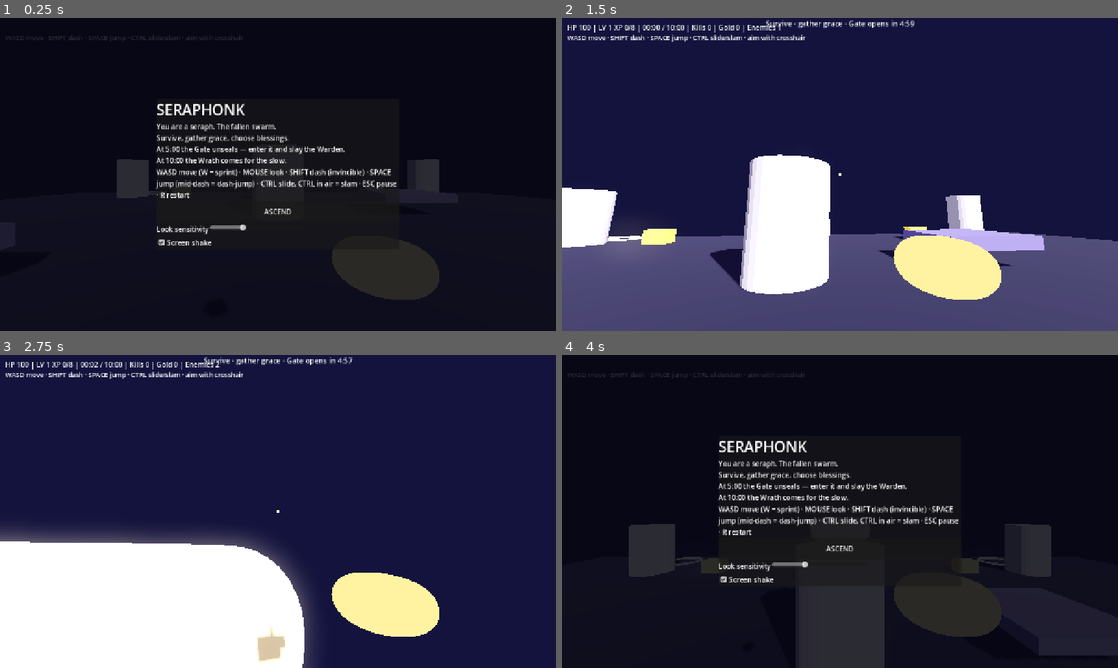
Above: before the commit, frames 1-4 (two rows, left to right).
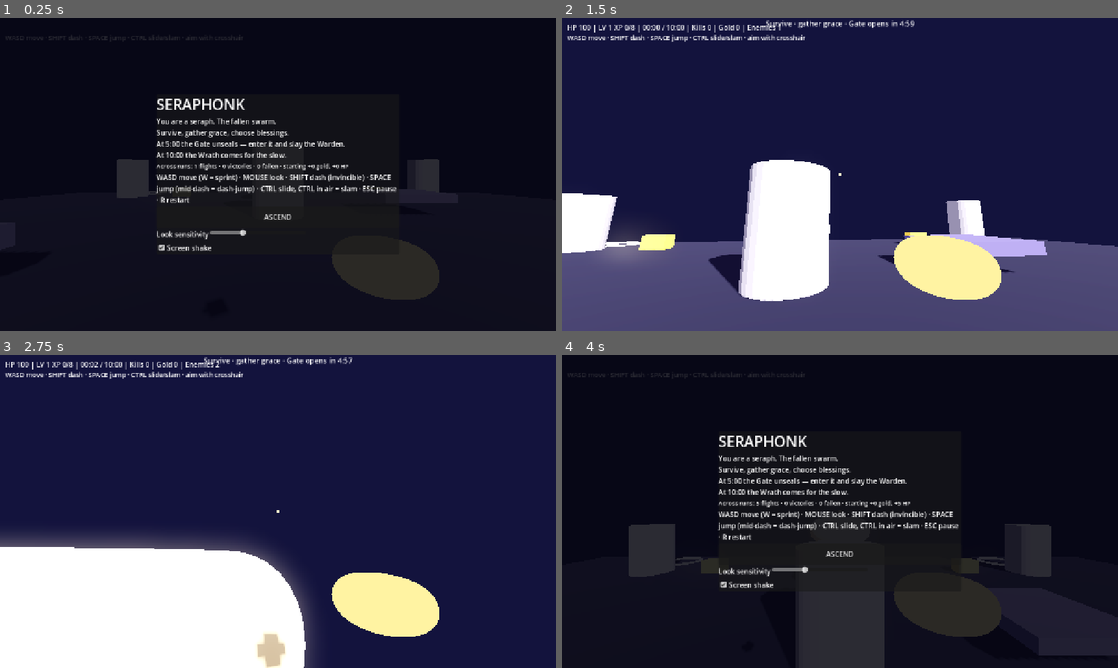
Above: after the commit, the same moments.

Repository: hl0659/seraphonk
Game: Godot game, scene res://scenes/main.tscn
Two runs of this game, one before a commit and one after it. Both use one fixed random seed, a clock stepped at 60 frames per second and the inputs below.
Inputs (mouse positions are in pixels of both pictures, inside the frame that each line leads up to):
- Up to frame 1 (0.25 s): no input
- Up to frame 2 (1.5 s): click "ASCEND" at 0.5 s; tap Enter at 1.25 s; move the mouse to (867, 174) at 1.27 s; hold W (move_forward) from 1.28 s (still down); tap Shift (dash) at 1.35 s
- Up to frame 3 (2.75 s): keep holding W (move_forward); tap Space (jump) at 1.52, 2.27 s; move the mouse to (250, 511) at 2.02 s; tap Shift (dash) at 2.1 s
- Up to frame 4 (4 s): keep holding W (move_forward); move the mouse to (851, 505) at 2.77 s; hold Ctrl (slide) 2.78-3.53 s; tap Shift (dash) at 3.05, 3.8 s; move the mouse to (834, 517) at 3.52 s; tap R at 3.6 s; tap Space (jump) at 3.77 s

The runs differ from the first frame. In frame 1, 5.8% of the frame differs, in the area x 28-72%, y 25-75%; in frame 2, 3.2%; in frame 3, 1.2%; in frame 4, 5.8%.

Commit message:
feat(progress): weapon evolutions, pierce, meta blessings, pitch-varied sfx

Diff:
--- a/godot/scripts/game.gd
+++ b/godot/scripts/game.gd
@@ -6,6 +6,7 @@
 
 const RUN_LEN := 600.0
 const ARENA := Vector2(40.0, 30.0)
+const WEAPON_MAX := 5
 
 var player: CharacterBody3D
 var cam: Camera3D
@@ -54,18 +55,30 @@
 var vignette: ColorRect
 var sens_mult := 1.0
 var shake_mult := 1.0
+var meta := {"runs": 0, "victories": 0, "kills": 0}
 
 func _load_settings() -> void:
 	var cfg := ConfigFile.new()
 	if cfg.load("user://seraphonk.cfg") == OK:
 		sens_mult = float(cfg.get_value("feel", "sensitivity", 1.0))
 		shake_mult = float(cfg.get_value("feel", "shake", 1.0))
+	if cfg.load("user://seraphonk_meta.cfg") == OK:
+		meta["runs"] = int(cfg.get_value("meta", "runs", 0))
+		meta["victories"] = int(cfg.get_value("meta", "victories", 0))
+		meta["kills"] = int(cfg.get_value("meta", "kills", 0))
 
 func _save_settings() -> void:
 	var cfg := ConfigFile.new()
 	cfg.set_value("feel", "sensitivity", sens_mult)
 	cfg.set_value("feel", "shake", shake_mult)
 	cfg.save("user://seraphonk.cfg")
+
+func _save_meta() -> void:
+	var cfg := ConfigFile.new()
+	cfg.set_value("meta", "runs", int(meta["runs"]))
+	cfg.set_value("meta", "victories", int(meta["victories"]))
+	cfg.set_value("meta", "kills", int(meta["kills"]) + kills)
+	cfg.save("user://seraphonk_meta.cfg")
 
 func _try_model(path: String) -> Node3D:
 	if not ResourceLoader.exists(path):
@@ -88,6 +101,13 @@
 	cam = $Player/Cam
 	cam_base_fov = cam.fov
 	player.set("sens_mult", sens_mult)
+	# meta blessings: veterans start stronger (Silver Grace across runs)
+	meta["runs"] = int(meta["runs"]) + 1
+	_save_meta()
+	gold = 10 * int(meta["victories"])
+	var hp_bonus := 5 * (int(meta["runs"]) / 3)
+	player.set("max_hp", 100.0 + hp_bonus)
+	player.set("hp", 100.0 + hp_bonus)
 	sfx = Node.new()
 	sfx.set_script(load("res://scripts/sfx.gd"))
 	add_child(sfx)
@@ -128,6 +148,12 @@
 	g.text = "You are a seraph. The fallen swarm.\nSurvive, gather grace, choose blessings.\nAt 5:00 the Gate unseals — enter it and slay the Warden.\nAt 10:00 the Wrath comes for the slow."
 	g.autowrap_mode = TextServer.AUTOWRAP_WORD_SMART
 	vb.add_child(g)
+	var meta_l := Label.new()
+	meta_l.add_theme_font_size_override("font_size", 14)
+	meta_l.text = "Across runs: %d flights · %d victories · %d fallen · starting +%d gold, +%d HP" % [
+		int(meta["runs"]), int(meta["victories"]), int(meta["kills"]),
+		10 * int(meta["victories"]), 5 * (int(meta["runs"]) / 3)]
+	vb.add_child(meta_l)
 	var c := Label.new()
 	c.add_theme_font_size_override("font_size", 16)
 	c.text = "WASD move (W = sprint) · MOUSE look · SHIFT dash (invincible) · SPACE jump (mid-dash = dash-jump) · CTRL slide, CTRL in air = slam · ESC pause · R restart"
@@ -504,9 +530,15 @@
 		if w["id"] == "chakram":
 			w["cd"] = maxf(0.35, 0.9 - w["lvl"] * 0.07)
 			_chakram_burst(int(w["lvl"]) + qty - 1, 2.6 + tomes["radius"] * 0.4, 16.0 + w["lvl"] * 6.0)
+		elif w["id"] == "wheel":
+			w["cd"] = 0.45
+			_chakram_burst(6 + qty, 3.4 + tomes["radius"] * 0.4, 30.0, true)
 		elif w["id"] == "trumpet":
 			w["cd"] = maxf(0.3, 1.1 - w["lvl"] * 0.08)
-			_trumpet_volley(qty + int(w["lvl"]) / 2, 12.0 + w["lvl"] * 5.0)
+			_trumpet_volley(qty + int(w["lvl"]) / 2, 12.0 + w["lvl"] * 5.0, 0)
+		elif w["id"] == "choir":
+			w["cd"] = 0.7
+			_trumpet_volley(4 + qty, 26.0, 3)
 
 func _nearest_enemy(max_d: float) -> Node3D:
 	var best: Node3D = null
@@ -520,13 +552,13 @@
 			best = e
 	return best
 
-func _chakram_burst(count: int, radius: float, dmg: float) -> void:
+func _chakram_burst(count: int, radius: float, dmg: float, golden: bool = false) -> void:
 	for i in count:
-		var a := TAU * float(i) / float(maxi(1, count)) + t * 2.5
+		var a := TAU * float(i) / float(maxi(1, count)) + t * (3.5 if golden else 2.5)
 		var hit_pos := player.global_position + Vector3(cos(a), 0, sin(a)) * radius
-		_damage_area(hit_pos, 2.2 + tomes["radius"] * 0.25, dmg, false)
-
-func _trumpet_volley(count: int, dmg: float) -> void:
+		_damage_area(hit_pos, (2.8 if golden else 2.2) + tomes["radius"] * 0.25, dmg, golden)
+
+func _trumpet_volley(count: int, dmg: float, pierce: int = 0) -> void:
 	# FPS aim: crosshair cone first, else nearest enemy (guns never feel dead)
 	var aim: Vector3 = -cam.global_transform.basis.z
 	var target := _enemy_in_crosshair(0.985)
@@ -538,7 +570,7 @@
 		p.set_script(load("res://scripts/projectile.gd"))
 		add_child(p)
 		var dir: Vector3 = base_dir.rotated(Vector3.UP, (float(i) - float(count - 1) * 0.5) * 0.1)
-		p.call("setup", player.global_position + Vector3(0, 1.5, 0), dir, 26.0, dmg, 2.5)
+		p.call("setup", player.global_position + Vector3(0, 1.5, 0), dir, 26.0, dmg, 2.5, false, pierce)
 		projectiles.append(p)
 	sfx.call("play", "shoot")
 
@@ -688,10 +720,17 @@
 				continue
 			var en := e as Node3D
 			if en.global_position.distance_to(pr.global_position) <= 1.0 + float(en.get("radius")):
+				var seen: Array = pr.get("hit_ids")
+				if en.get_instance_id() in seen:
+					continue
+				seen.append(en.get_instance_id())
 				en.call("damage", float(pr.get("dmg")), pr.global_position)
 				_spawn_damage_number(en.global_position + Vector3(0, 2.0, 0), int(float(pr.get("dmg"))))
 				if float(en.get("hp")) <= 0.0:
 					_kill_enemy(en, false)
+				if int(pr.get("pierce")) > 0:
+					pr.set("pierce", int(pr.get("pierce")) - 1)
+					continue
 				pr.set("dead", true)
 				dead.append(p)
 				break
@@ -766,17 +805,43 @@
 	(hud_layer.get_node("DraftDim") as CanvasItem).visible = true
 	(hud_layer.get_node("DraftCenter") as CanvasItem).visible = true
 
+func _has_weapon(id: String) -> Dictionary:
+	for w in weapons:
+		if w["id"] == id:
+			return w
+	return {}
+
 func _draft_options() -> Array:
-	var pool: Array = [
+	var pool: Array = []
+	# evolutions first: maxed base + paired tome = ascended form
+	var chak := _has_weapon("chakram")
+	var trum := _has_weapon("trumpet")
+	if not chak.is_empty() and int(chak["lvl"]) >= WEAPON_MAX and int(tomes["quantity"]) >= 2 and _has_weapon("wheel").is_empty():
+		pool.append({"kind": "evolve", "id": "wheel", "from": "chakram", "label": "EVOLVE: Seraphim Wheel (chakram ascended)"})
+	if not trum.is_empty() and int(trum["lvl"]) >= WEAPON_MAX and int(tomes["zeal"]) >= 2 and _has_weapon("choir").is_empty():
+		pool.append({"kind": "evolve", "id": "choir", "from": "trumpet", "label": "EVOLVE: Choir Eternal (trumpet ascended)"})
+	var pool2: Array = [
 		{"kind": "weapon", "id": "trumpet", "label": "Trumpet Volley (auto, nearest)"},
-		{"kind": "up", "id": "chakram", "label": "Empower Chakram +dmg"},
 		{"kind": "tome", "id": "quantity", "label": "Tome of Quantity +projectile"},
 		{"kind": "tome", "id": "zeal", "label": "Tome of Zeal +attack speed"},
 		{"kind": "tome", "id": "radius", "label": "Tome of Radius +area/magnet"},
 		{"kind": "tome", "id": "swiftness", "label": "Feather of Swiftness +move"},
 	]
-	pool.shuffle()
-	return pool.slice(0, 3)
+	var can_up := false
+	for w in weapons:
+		if int(w["lvl"]) < WEAPON_MAX:
+			can_up = true
+	if can_up:
+		pool2.append({"kind": "up", "id": "all", "label": "Empower weapons +dmg"})
+	pool2.shuffle()
+	pool.append_array(pool2)
+	while pool.size() > 3:
+		# evolutions always offered when available
+		if pool[3]["kind"] == "evolve":
+			pool.pop_at(0)
+		else:
+			pool.pop_back()
+	return pool
 
 func _pick_draft(o: Dictionary) -> void:
 	if o["kind"] == "weapon":
@@ -786,9 +851,18 @@
 				has = true
 		if not has and weapons.size() < 4:
 			weapons.append({"id": o["id"], "lvl": 1, "cd": 0.0})
+	elif o["kind"] == "evolve":
+		for i in weapons.size():
+			if weapons[i]["id"] == o["from"]:
+				weapons.remove_at(i)
+				break
+		weapons.append({"id": o["id"], "lvl": 1, "cd": 0.0})
+		sfx.call("play", "evolve")
+		trauma = minf(1.0, trauma + 0.4)
 	elif o["kind"] == "up":
 		for w in weapons:
-			w["lvl"] += 1
+			if int(w["lvl"]) < WEAPON_MAX:
+				w["lvl"] += 1
 	else:
 		tomes[o["id"]] = int(tomes[o["id"]]) + 1
 		if o["id"] == "swiftness":
@@ -996,6 +1070,9 @@
 			obj.text = "Survive · gather grace · Gate opens in %d:%02d" % [left / 60, left % 60]
 
 func _show_end(won: bool) -> void:
+	if won:
+		meta["victories"] = int(meta["victories"]) + 1
+	_save_meta()
 	if DisplayServer.get_name() != "headless":
 		Input.mouse_mode = Input.MOUSE_MODE_VISIBLE
 	var l := Label.new()
--- a/godot/scripts/projectile.gd
+++ b/godot/scripts/projectile.gd
@@ -5,14 +5,17 @@
 var life := 3.0
 var dead := false
 var hostile := false
+var pierce := 0
 var mesh: MeshInstance3D
+var hit_ids: Array = []
 
-func setup(from: Vector3, dir: Vector3, speed: float, p_dmg: float, p_life: float, p_hostile: bool = false) -> void:
+func setup(from: Vector3, dir: Vector3, speed: float, p_dmg: float, p_life: float, p_hostile: bool = false, p_pierce: int = 0) -> void:
 	global_position = from
 	vel = dir.normalized() * speed
 	dmg = p_dmg
 	life = p_life
 	hostile = p_hostile
+	pierce = p_pierce
 	mesh = MeshInstance3D.new()
 	var sm := SphereMesh.new()
 	sm.radius = 0.26 if hostile else 0.18
--- a/godot/scripts/sfx.gd
+++ b/godot/scripts/sfx.gd
@@ -48,9 +48,11 @@
 		"chest": s = _tone(520, 1560, 0.25, 0.4, 0.05)
 		"shrine": s = _tone(392, 1175, 0.4, 0.4, 0.0)
 		"boss": s = _tone(98, 65, 0.7, 0.6, 0.3)
+		"evolve": s = _tone(523, 2093, 0.6, 0.45, 0.0)
 		"die": s = _tone(330, 82, 0.5, 0.5, 0.2)
 		_: return
 	var p: AudioStreamPlayer = players[idx]
 	idx = (idx + 1) % players.size()
 	p.stream = s
+	p.pitch_scale = randf_range(0.94, 1.06) if name in ["shoot", "hit", "pickup"] else 1.0
 	p.play()
--- a/godot/tools/sim_content.gd
+++ b/godot/tools/sim_content.gd
@@ -50,7 +50,23 @@
 			player.global_position = Vector3(10, 0.5, 8)
 		1400:
 			note("vendor_sells", int(game.get("vendor_cost")) > 30)
-	if frames >= 1500:
+		1500:
+			for w in game.get("weapons"):
+				if w["id"] == "chakram":
+					w["lvl"] = 5
+			(game.get("tomes") as Dictionary)["quantity"] = 2
+			var offered := false
+			for o in game.call("_draft_options"):
+				if (o as Dictionary).get("kind") == "evolve":
+					offered = true
+					game.call("_pick_draft", o)
+			note("evolve_offered", offered)
+		1700:
+			var ids: Array = []
+			for w in game.get("weapons"):
+				ids.append(w["id"])
+			note("wheel_equipped", "wheel" in ids)
+	if frames >= 1800:
 		print("SIM2: done. summary:")
 		for k in checks.keys():
 			print("  ", k, "=", "PASS" if checks[k] else "FAIL")
